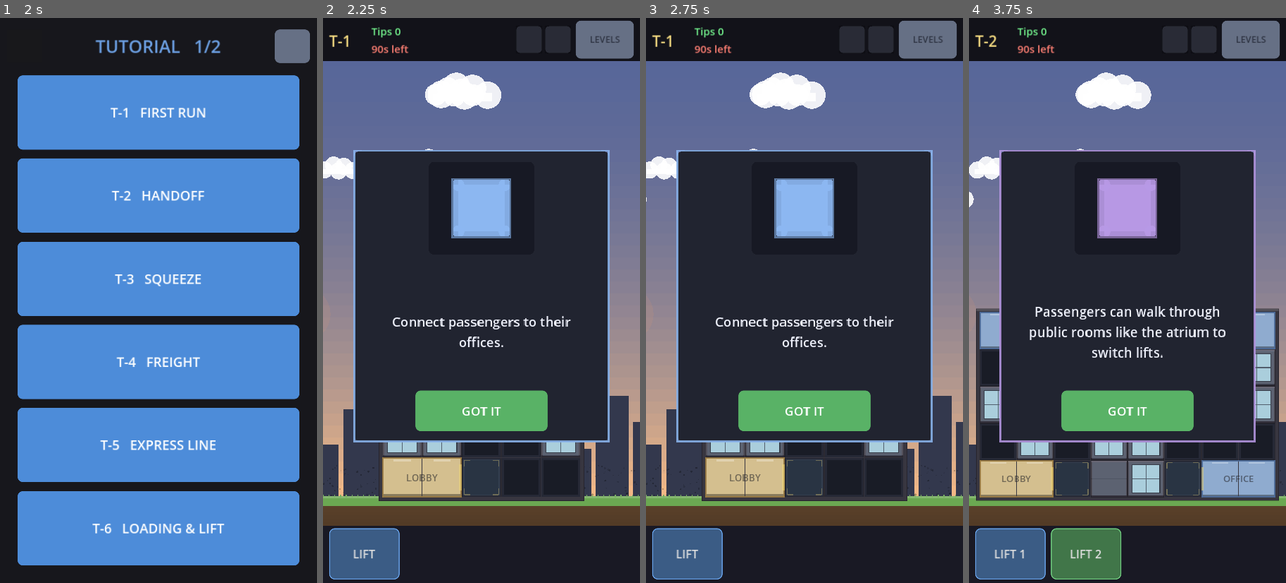
Above: before the commit, frames 1-4 (left to right).
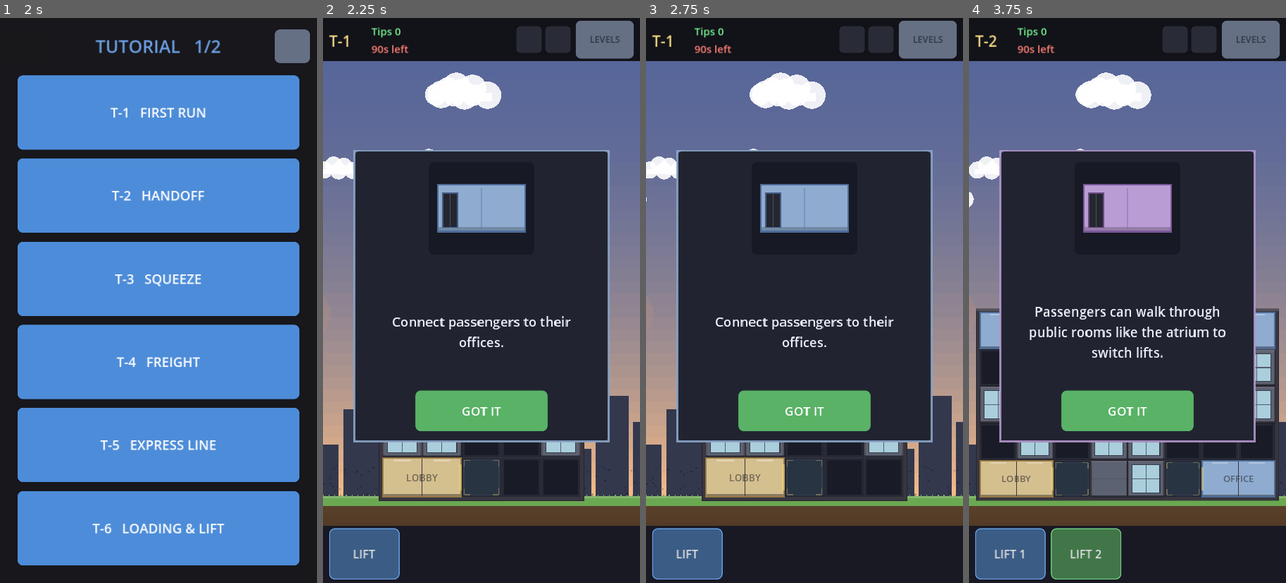
Above: after the commit, the same moments.

Repository: AlexEltonPym/elevator_game
Game: Godot game, scene res://scenes/v5_select.tscn
Two runs of this game, one before a commit and one after it. Both use one fixed random seed, a clock stepped at 60 frames per second and the inputs below.
Inputs (mouse positions are in pixels of both pictures, inside the frame that each line leads up to):
- Up to frame 1 (2 s): click (291, 46) at 0.52 s; click (25, 46) at 1.27 s
- Up to frame 2 (2.25 s): click "T-1 FIRST RUN" at 2 s
- Up to frame 3 (2.75 s): no input
- Up to frame 4 (3.75 s): click "LEVELS" at 2.75 s; click "T-2 HANDOFF" at 3.5 s

Frame 1 is identical in both runs. In frame 2, 3.7% of the frame differs, in the area x 9-91%, y 23-76%; in frame 3, 3.7%; in frame 4, 1.5%.

Commit message:
Per-dock queues + proper mini-room intro emblems
Queue: a multi-dock room (e.g. the lobby: express dock left, local dock right)
now splits its waiting line PER DOCK — each rider stands at the dock its lift
actually stops at (from legs[0].board_cell), instead of everyone piling on the
room's single default dock. Verified on T-5: penthouse-goers queue left for the
express, office-goers queue right for the local. Purely visual (boarding is
room-level; walk durations still priced off the default queue tile), so smoke
passes and the fingerprint is unchanged (3752132727).

Intro cards: the "offices"/"atrium" concept emblems now draw a real 2x1 room —
authoritative room colour, outline, a landing door on the dock side, and the
actual PixelSpaces furniture (office bookshelf / atrium flora) — instead of a
plain labelled square, so they read like the room the player meets on the board.
Finale ($) keeps the simple plate.

Co-Authored-By: Claude Opus 4.8 <noreply@anthropic.com>

Diff:
--- a/scripts/v5/grid5.gd
+++ b/scripts/v5/grid5.gd
@@ -344,6 +344,18 @@
 	return _rooms[id].queue_dir
 
 
+## The queue tile (a door cell) + its dir for a SPECIFIC dock cell of a room, so a
+## multi-dock room (e.g. the lobby: express dock left, local dock right) splits its
+## waiting line per dock — riders queue at the dock their lift actually stops at.
+## Falls back to the room's single default queue tile if the dock isn't a drop here.
+static func queue_tile_for_dock(id: int, dock: Vector2i) -> Dictionary:
+	if id >= 0 and id < _rooms.size():
+		for d in _rooms[id].drops:
+			if d.dock == dock:
+				return {"cell": d.cell, "dir": d.dir}
+	return {"cell": room_queue(id), "dir": room_queue_dir(id)}
+
+
 static func manhattan(a: Vector2i, b: Vector2i) -> int:
 	return absi(a.x - b.x) + absi(a.y - b.y)
 
--- a/scripts/v5/intro_card5.gd
+++ b/scripts/v5/intro_card5.gd
@@ -9,6 +9,7 @@
 
 const Ui5 := preload("res://scripts/v5/ui5.gd")
 const Passenger5 := preload("res://scripts/v5/passenger5.gd")
+const Grid5 := preload("res://scripts/v5/grid5.gd")
 
 var _anim := 0                     # walk-cycle frame (animated in place)
 var _anim_t := 0.0
@@ -16,11 +17,13 @@
 var _concept := false              # concept cards show a room emblem, not a passenger sprite
 var _emblem := Color(0.4, 0.5, 0.9)
 var _emblem_label := ""
+var _room_type := ""               # concept cards: draw a real mini-room of this type (else a plain plate)
 var _title := ""
 var _copy := ""
 var _lift := ""
 var _lift_col := Color.WHITE
 var _btn: Button
+var _furn: Texture2D = null         # cached room furniture sprite for concept mini-rooms
 
 const CARD := Rect2(70, 300, 580, 660)
 
@@ -38,17 +41,17 @@
 			_copy = "Rush executives to the penthouse on the EXPRESS for big tips!"
 			_lift_col = Color(0.97, 0.58, 0.17)
 		"offices":
-			_concept = true; _title = "OFFICES"
+			_concept = true; _title = "OFFICES"; _room_type = "office"
 			_copy = "Connect passengers to their offices."
-			_emblem = Color(0.55, 0.72, 0.95); _emblem_label = "OFFICE"; _lift_col = _emblem
+			_emblem = Grid5.ROOM_STYLE["office"].bg; _lift_col = _emblem
 		"atrium":
-			_concept = true; _title = "THE ATRIUM"
+			_concept = true; _title = "THE ATRIUM"; _room_type = "atrium"
 			_copy = "Passengers can walk through public rooms like the atrium to switch lifts."
-			_emblem = Color(0.72, 0.6, 0.9); _emblem_label = "ATRIUM"; _lift_col = _emblem
+			_emblem = Grid5.ROOM_STYLE["atrium"].bg; _lift_col = _emblem
 		"overlap":
-			_concept = true; _title = "SHARE A DROPOFF"
+			_concept = true; _title = "SHARE A DROPOFF"; _room_type = "atrium"
 			_copy = "Two elevators can share one dropoff - use the atrium as an exchange."
-			_emblem = Color(0.72, 0.6, 0.9); _emblem_label = "ATRIUM"; _lift_col = _emblem
+			_emblem = Grid5.ROOM_STYLE["atrium"].bg; _lift_col = _emblem
 		"finale":
 			_concept = true; _title = "SHOWTIME"
 			_copy = "Bring it all together - earn $%d in tips for a perfect score!" % val
@@ -77,6 +80,10 @@
 	_btn.position = Vector2(CARD.position.x + (CARD.size.x - 300) / 2.0, CARD.position.y + 544)
 	_btn.pressed.connect(_finish)
 	add_child(_btn)
+	if _room_type != "":
+		var fp: String = Grid5._PS + str(Grid5.ROOM_STYLE[_room_type].furn)
+		if ResourceLoader.exists(fp):
+			_furn = load(fp)
 
 
 func _process(dt: float) -> void:
@@ -118,9 +125,46 @@
 				_title, HORIZONTAL_ALIGNMENT_LEFT, -1, 40, Color(0.96, 0.85, 0.5))
 
 
-## The ACTUAL NPC sprite, side-walking in place (red-haired for execs; plus a cart for cargo).
-## Concept cards: a room-coloured emblem block with a label instead of a passenger.
+## Concept cards. A room TYPE (office/atrium) draws a proper little 2x1 room — the real
+## PixelSpaces furniture inside, a landing door on the dock side — so it reads like the room
+## the player will actually see on the board (colour + shape + furniture, like Grid5._draw_room).
+## Type-less concepts (the finale "$") fall back to a plain coloured plate + label.
 func _draw_emblem(r: Rect2) -> void:
+	if _room_type == "":
+		_draw_plate(r); return
+	var style: Dictionary = Grid5.ROOM_STYLE[_room_type]
+	var bg: Color = style.bg
+	var line: Color = style.line
+	var c := r.get_center()
+	var rw := 200.0
+	var rh := 108.0
+	var room := Rect2(c.x - rw / 2.0, c.y - rh / 2.0, rw, rh)
+	var floor_y := room.end.y - 12.0
+	_panel(room, bg, 10.0)                                                # room body (authoritative colour)
+	draw_rect(Rect2(room.position.x, floor_y, room.size.x, 12.0), bg.darkened(0.20))  # floor band
+	draw_line(Vector2(c.x, room.position.y + 8.0), Vector2(c.x, room.end.y - 8.0),
+			Color(line, 0.35), 2.0)                                       # 2-tile seam
+	_panel(room, line, 10.0, false, 4.0)                                  # outline
+	# Landing door on the LEFT (the dock side), recessed into the wall.
+	var dw := 30.0
+	var dh := rh - 34.0
+	var door := Rect2(room.position.x + 14.0, floor_y - dh, dw, dh)
+	draw_rect(door.grow(3.0), line.darkened(0.15))                        # frame
+	draw_rect(door, Color(0.14, 0.15, 0.19))                              # dark car mouth
+	draw_line(Vector2(door.get_center().x, door.position.y),
+			Vector2(door.get_center().x, door.end.y), Color(0.30, 0.32, 0.36), 2.0)  # seam
+	# Furniture on the RIGHT (opposite the door), bottom-aligned on the floor.
+	if _furn != null:
+		var sz := Vector2(_furn.get_width(), _furn.get_height()) * 3.6
+		var maxh := rh - 24.0
+		if sz.y > maxh:
+			sz *= maxh / sz.y
+		draw_texture_rect(_furn, Rect2(Vector2(room.end.x - 20.0 - sz.x, floor_y - sz.y), sz), false)
+
+
+## A plain coloured plate + centred label — the fallback emblem for a type-less concept
+## (the finale "$").
+func _draw_plate(r: Rect2) -> void:
 	var s := 134.0
 	var c := r.get_center()
 	var em := Rect2(c.x - s / 2.0, c.y - s / 2.0, s, s)
--- a/scripts/v5/main5.gd
+++ b/scripts/v5/main5.gd
@@ -1216,26 +1216,40 @@
 const QUEUE_MAX_VISIBLE_UNITS := 7.0
 
 
+## The queue tile+dir a passenger waits at: the door of the SPECIFIC dock its next lift
+## boards at (so a multi-dock room — e.g. the lobby: express left, local right — splits its
+## line so each rider stands at the dock its lift actually uses). Falls back to the room's
+## single default tile when the rider has no plan yet (no legs => the fingerprint no-route sim,
+## which stays identical).
+func _rider_qtile(p) -> Dictionary:
+	if not p.legs.is_empty():
+		var bc: Vector2i = p.legs[0].get("board_cell", Vector2i(-1, -1))
+		if bc.x >= 0:
+			return Grid5.queue_tile_for_dock(p.cur_room, bc)
+	return {"cell": Grid5.room_queue(p.cur_room), "dir": Grid5.room_queue_dir(p.cur_room)}
+
+
 ## World position for a figure whose reserved-span CENTRE is at `center_units` of linear
 ## queue depth: a straight line on the floor from the queue tile (unit 0, at the dock)
 ## extending back into the room.
-func _pos_at_units(rid: int, center_units: float) -> Vector2:
-	var qcell := Grid5.room_queue(rid)
+func _pos_at_units(qcell: Vector2i, qdir: Vector2i, center_units: float) -> Vector2:
 	var qc := Grid5.cell_center(qcell)
-	var toward := Grid5.cell_center(qcell + Grid5.room_queue_dir(rid)) - qc
+	var toward := Grid5.cell_center(qcell + qdir) - qc
 	var tx := signf(toward.x) if absf(toward.x) > 0.01 else 1.0
 	var floor_y := Grid5.cell_rect(qcell).end.y - QUEUE_FLOOR_OFFSET
 	# Pull the whole line one SPACING toward the dock so the front waits right at the doors.
 	return Vector2(qc.x - tx * (center_units - 1.0) * QUEUE_SPACING, floor_y)
 
 
-## Unit-widths of queue AHEAD of slot `idx` (its front edge). WIDTH-AWARE: a width-3
-## delivery man reserves a 3-wide span so waiting figures never overlap.
-func _queue_units_before(rid: int, idx: int) -> float:
+## Unit-widths of queue AHEAD of slot `idx` (its front edge) THAT SHARE THE SAME DOCK — so
+## each dock's sub-line packs independently. WIDTH-AWARE: a width-3 delivery man reserves a
+## 3-wide span so waiting figures never overlap.
+func _queue_units_before(rid: int, idx: int, tile: Vector2i) -> float:
 	var arr: Array = queues.get(rid, [])
 	var u := 0.0
 	for j in mini(idx, arr.size()):
-		u += float(arr[j].width)
+		if _rider_qtile(arr[j]).cell == tile:
+			u += float(arr[j].width)
 	return u
 
 
@@ -1244,14 +1258,15 @@
 ## figure (so it eases in smoothly when the queue advances). An all-width-1 queue inside
 ## the cap reduces EXACTLY to idx * SPACING (short queues render as before, just tighter).
 func _place_in_queue(p, rid: int, idx: int) -> void:
-	var before := _queue_units_before(rid, idx)
+	var t := _rider_qtile(p)
+	var before := _queue_units_before(rid, idx, t.cell)
 	var half := (float(p.width) - 1.0) * 0.5
 	if before < QUEUE_MAX_VISIBLE_UNITS:
 		p.visible = true
-		p.set_stand(_pos_at_units(rid, before + half))
+		p.set_stand(_pos_at_units(t.cell, t.dir, before + half))
 	else:
 		p.visible = false
-		p.set_stand(_pos_at_units(rid, QUEUE_MAX_VISIBLE_UNITS + half))
+		p.set_stand(_pos_at_units(t.cell, t.dir, QUEUE_MAX_VISIBLE_UNITS + half))
 
 
 # ---------------------------------------------------------------- corridors
